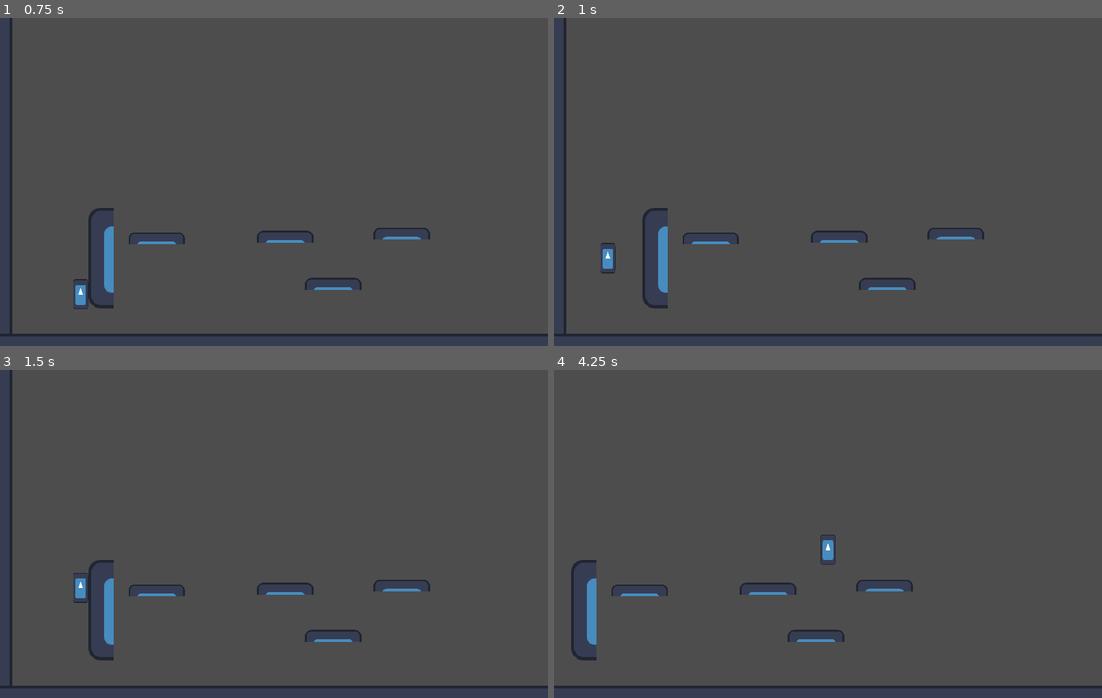
Above: before the commit, frames 1-4 (two rows, left to right).
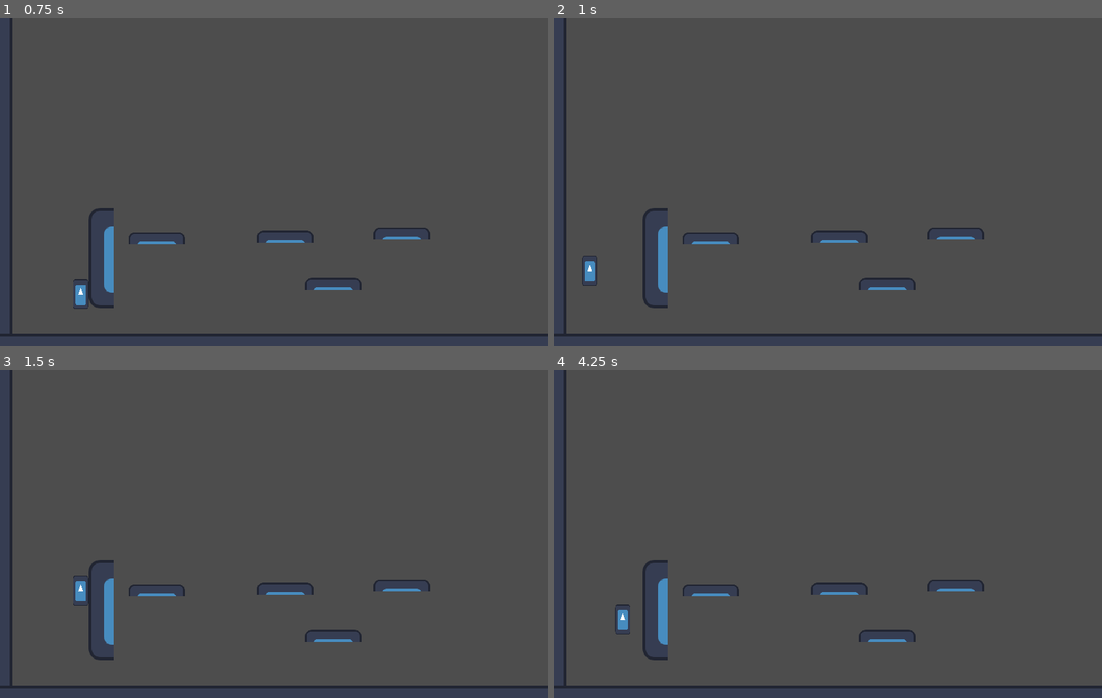
Above: after the commit, the same moments.

Repository: DeVelox/Niro
Game: Godot game, scene res://main.tscn
Two runs of this game, one before a commit and one after it. Both use one fixed random seed, a clock stepped at 60 frames per second and the inputs below. The engine's default icon, where the game draws it, is replaced by a stand-in: a white triangle on a blue panel in a dark square.
Inputs:
- Up to frame 1 (0.75 s): tap Enter at 0.5 s; hold D (right) from 0.53 s (still down); tap W (jump) at 0.6 s
- Up to frame 2 (1 s): keep holding D (right); tap W (jump) at 0.77 s
- Up to frame 3 (1.5 s): keep holding D (right); tap W (jump) at 1.07 s; tap S (crouch) at 1.35 s
- Up to frame 4 (4.25 s): tap W (jump) at 1.52, 1.55, 1.82, 2.3, 2.85, 3.02, 3.32, 3.77, 3.8, 4.07 s; release D (right) at 2.03 s; hold A (left) 2.03-2.78 s; tap Shift (dash) at 2.1 s; hold D (right) from 2.78 s (still down); tap S (crouch) at 3.6 s

Frame 1 is identical in both runs. In frame 2, 0.3% of the frame differs, in the area x 5-12%, y 68-82%; in frame 3, less than 0.1%; in frame 4, 2.9%, in the area x 1-79%, y 0-97%.

Commit message:
Number tweaks

Diff:
--- a/player/player.gd
+++ b/player/player.gd
@@ -40,7 +40,6 @@
 		has_double_jump = true
 		has_dash = true
 	elif is_on_wall() and is_wall_hanging:
-		has_double_jump = true
 		velocity.y *= 0.8
 
 	# Establish baseline horizontal movement
@@ -59,22 +58,23 @@
 	# Apply acceleration
 	if motion:
 		velocity.x = move_toward(velocity.x, motion, accel())
-	else:
+	elif is_on_floor():
 		velocity.x = move_toward(velocity.x, 0, decel())
 
 	move_and_slide()
 
 func try_jump():
 	if is_on_floor():
-		pass
+		velocity.y = JUMP_VELOCITY
 	elif is_wall_hanging and is_on_wall():
 	# Apply a jump opposite of the wall hang
-		velocity.x = motion * -1.5
+		velocity.x = motion * -2
+		velocity.y = JUMP_VELOCITY * 0.75
 	elif has_double_jump:
 		has_double_jump = false
+		velocity.y = JUMP_VELOCITY
 	else:
 		return
-	velocity.y = JUMP_VELOCITY
 
 func try_dash():
 	if has_slide and is_on_floor():
